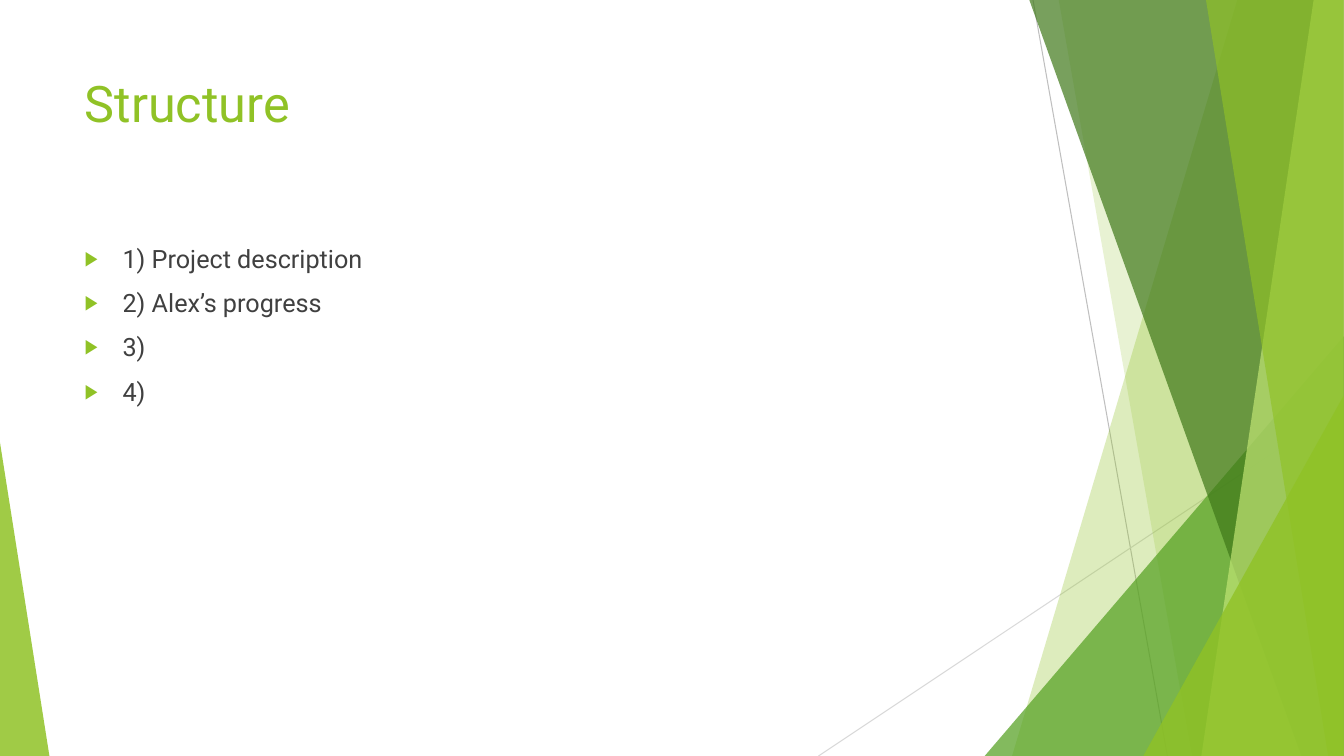
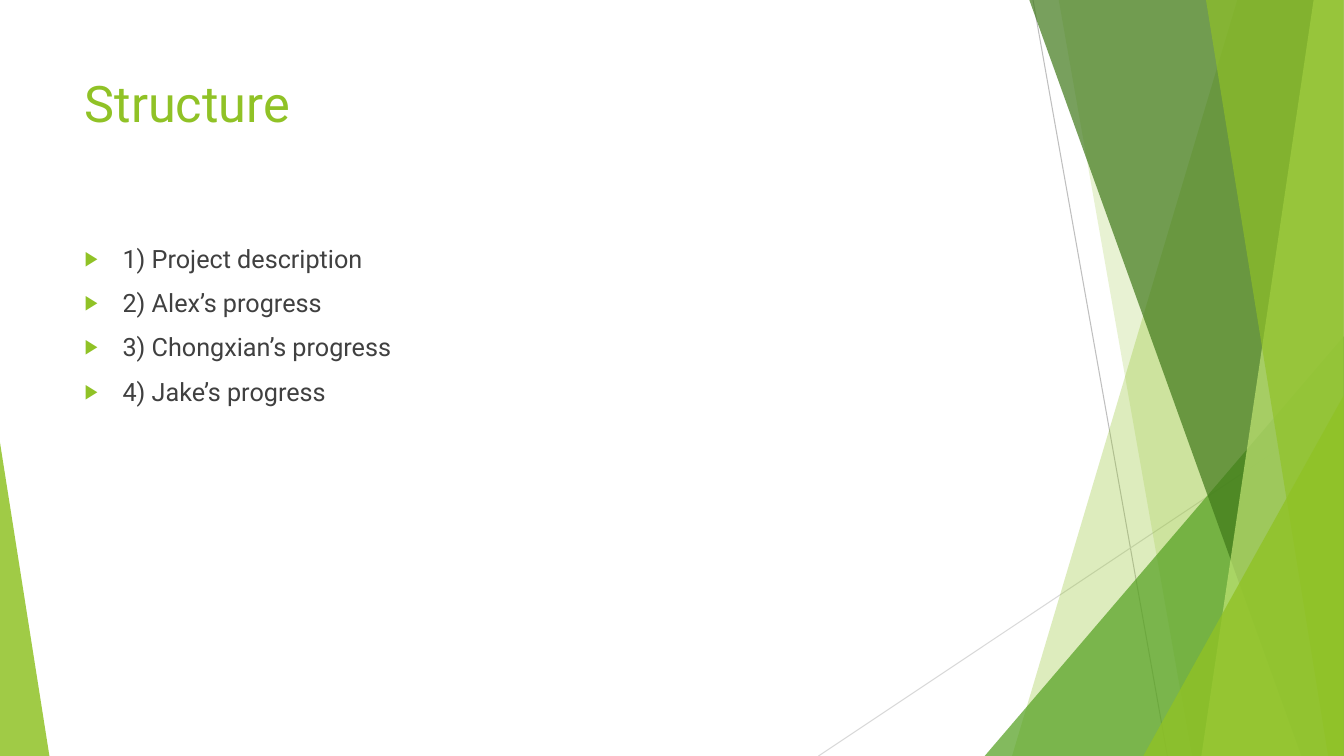
Before and after one commit to AlexDCraig/senior-capstone-project, a slide deck: slide 2 of progressreport/progressreport.pptx. Drawn at 1344x756 pixels with LibreOffice and Linux fonts; fonts in the diff are those of the drawing. Boxes give left, top, right and bottom in pixels: in the first picture for what was removed or moved away, otherwise in the second. Text is boxed around its words. In the diff, an @@ line names an element or a change of style, - is before the commit and + after.

```diff
--- a/progressreport/progressreport.pptx
+++ b/progressreport/progressreport.pptx
@@ text at box(123, 336, 391, 407): text changed @@
-▶ 3)
-▶ 4)
+▶ 3) Chongxian’s progress
+▶ 4) Jake’s progress
```
Also in this commit, not shown: 8 slides added, 1 other file.
